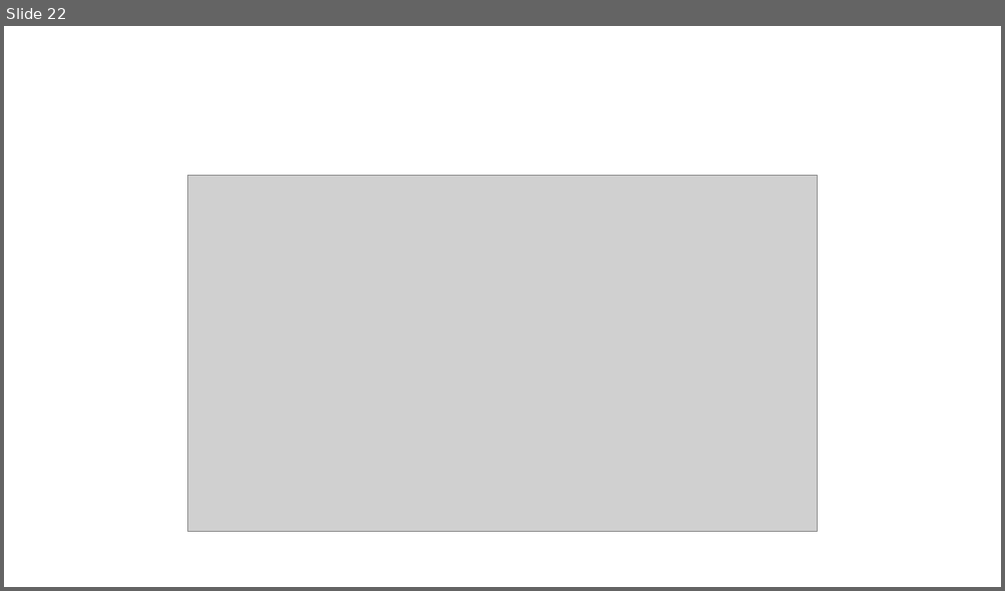
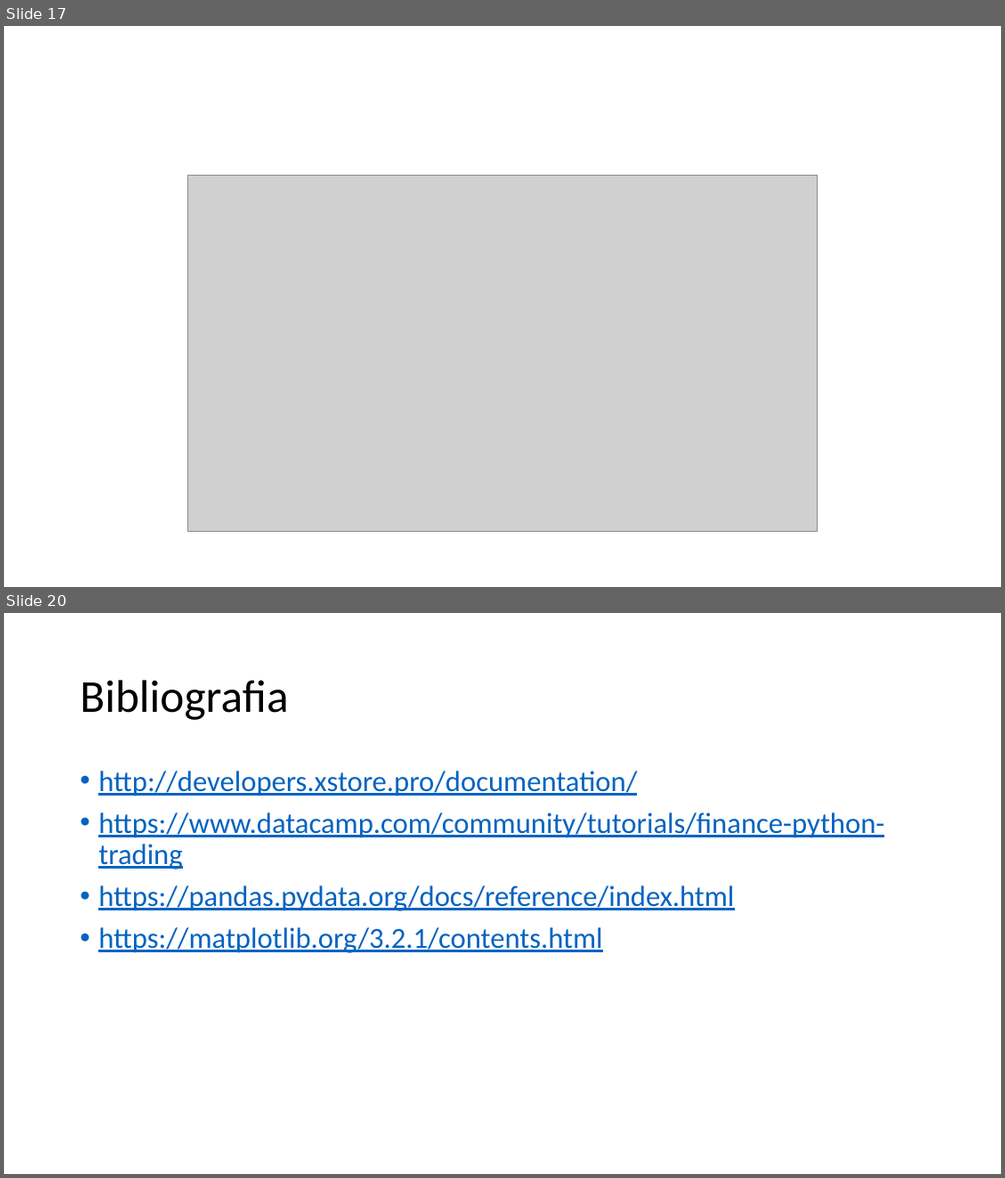
Before and after one commit to oskop123/Trading_Bot, a slide deck: presentation/JPWP.pptx. Shown one above the other, each under a label of ours: slide 22 before the commit, slides 17 and 20 after it; the slides between them are not shown. The pictures are 1005x591 and 1005x1178 pixels, drawn with LibreOffice and Linux fonts; fonts in the diff are those of the drawing; grey boxes stand for pictures. Boxes give left, top, right and bottom in pixels: in the first picture for what was removed or moved away, otherwise in the second. Text is boxed around its words. In the diff, an @@ line names an element or a change of style, - is before the commit and + after.

```diff
--- a/presentation/JPWP.pptx
+++ b/presentation/JPWP.pptx
@@ slide 20 added at (x1=4, y1=613, x2=1001, y2=1174), background #FFFFFF @@
@@ title added at (x1=80, y1=680, x2=288, y2=720), 44 pt, text #000000 @@
+Bibliografia
@@ text added at (x1=98, y1=771, x2=884, y2=953), 28 pt, text #0563C1, underline @@
+• http://developers.xstore.pro/documentation/
+• https://www.datacamp.com/community/tutorials/finance-python-trading
+• https://pandas.pydata.org/docs/reference/index.html
+• https://matplotlib.org/3.2.1/contents.html
@@ what was slide 22 is now slide 17 @@
```
Also in this commit, not shown: 3 slides changed, 11 other slides added, 18 slides removed.
